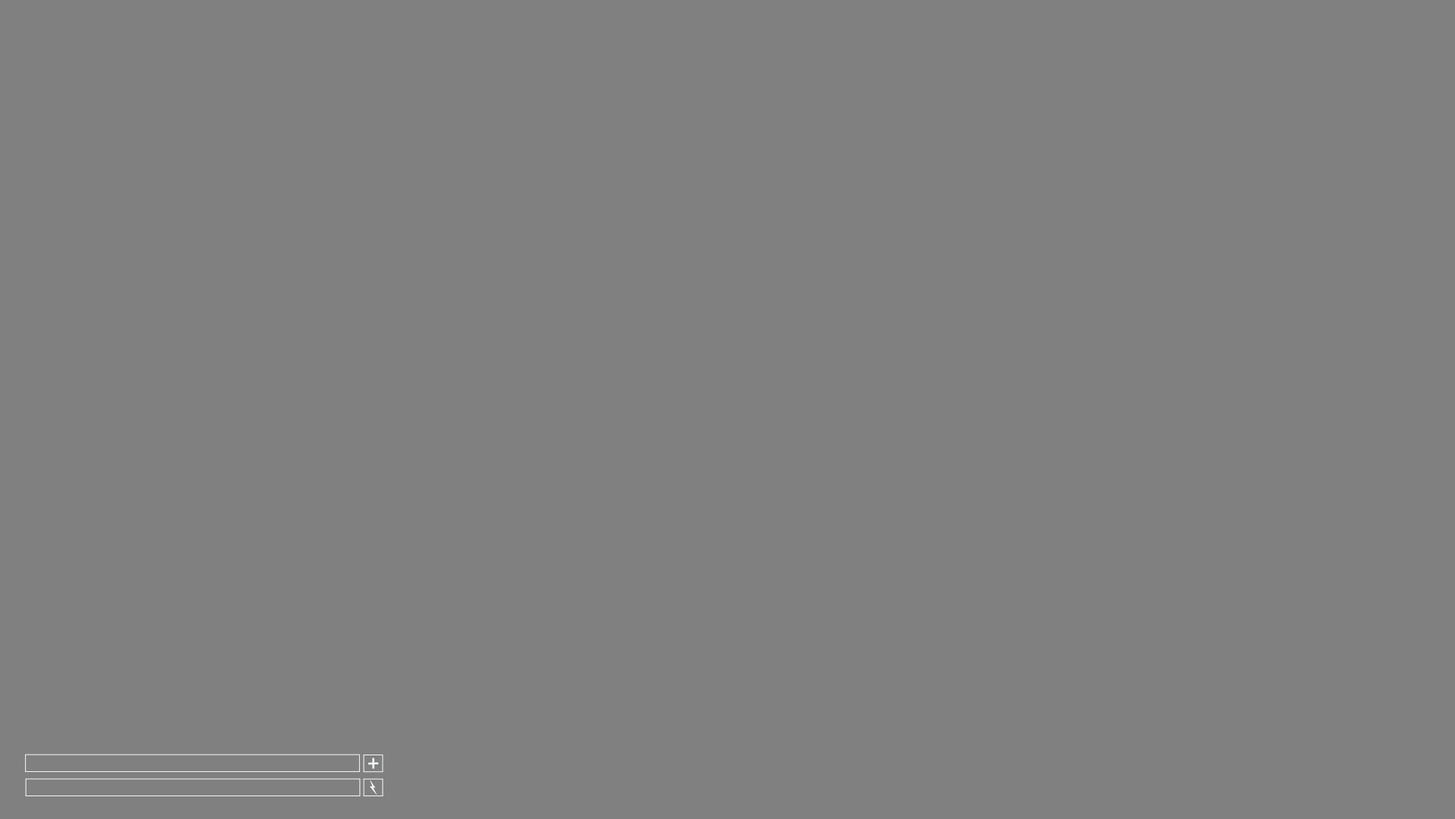
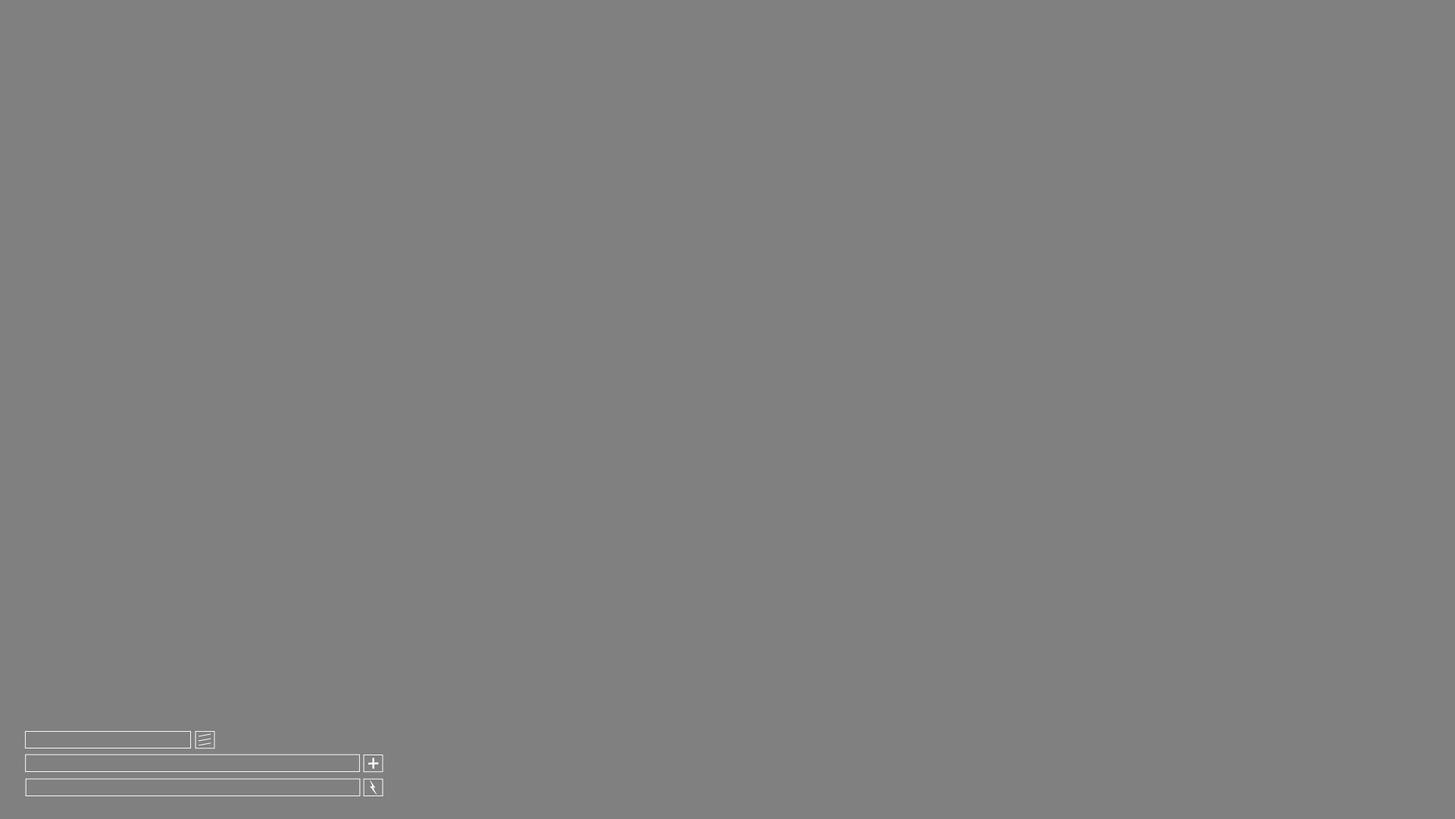
Comparing the layer stacks of the two 1455px x 819px images. Changes:
added layer "Line 3" (1st of 3) above "Line 3" over 198, 742, 212, 746
added layer "Line 3" (2nd of 3) above "Line 3" over 198, 737, 211, 742
added layer "Line 3" (3rd of 3) above "HP Bar" over 198, 732, 211, 737
added layer "HP Bar" (1st of 4) above "HP Bar" over 194, 730, 216, 749
added layer "HP Bar" (3rd of 4) above "HP Bar" over 24, 730, 192, 749
